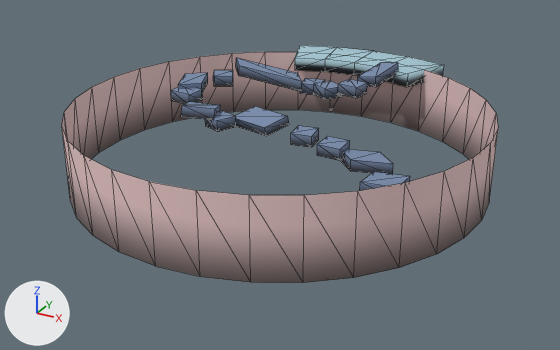
A saved change to the glTF model assets/chunks/Chunk04.glb.
One viewpoint serves both versions: a 50 mm lens placed at (50.6, -91.9, 46.1), pointed at (0.9, -1.7, 0.9). Every picture has the same lights, and +X, +Y and +Z are marked at lower left. The older version comes first. Mesh edges are drawn as thin lines. Objects named as collision shapes, trigger or cutter boxes, shadow casters or lower levels of detail are left out. Where no turn or scale is listed for an object, it has been applied to the vertices. Vertices at exactly the same position are counted once.

The scene before the commit, as lines of its bpy script (objects in view):
```python
me_cylinder_019 = bpy.data.meshes.new('Cylinder.019')
me_cylinder_019.from_pydata(...)  # 236 vertices, 328 faces; spans x -30.0..30.0, y -30.0..34.7, z -1.1..12.0
me_cylinder_019.materials.append(mat_mainmaterial)  # picture img_towertexture
ob_chunk04 = bpy.data.objects.new('Chunk04', me_cylinder_019)
ob_chunk04.location = (0.0, 0.0, 0.0)
```
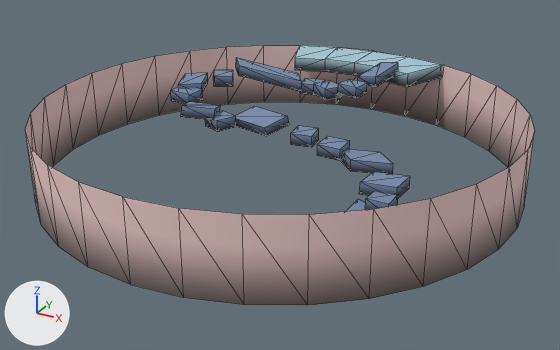
What differs and where, as boxes [x1, y1, x2, y2] in the pictures (560 x 350 px; the box of a moved part takes in the faces that stretch with it):
'Chunk04', reshaped (17% wider, 9% taller): before [62, 45, 498, 283]; after [25, 45, 535, 305]
part 1 of me_cylinder_019, moved or reshaped: before [62, 52, 498, 283]; after [25, 45, 535, 305]

The change, as a diff of the scene's bpy script:
```diff
--- a/assets/chunks/Chunk04.glb.py
+++ b/assets/chunks/Chunk04.glb.py
@@ me_cylinder_019 @@
 # used by ob_chunk04; location = (0.0, 0.0, 0.0)
-me_cylinder_019.from_pydata(...)  # 236 vertices, 328 faces; spans x -30.0..30.0, y -30.0..34.7, z -1.1..12.0
+me_cylinder_019.from_pydata(...)  # 236 vertices, 328 faces; spans x -34.6..34.6, y -34.6..34.7, z -1.1..12.0
+# me_cylinder_019 part 1: the loose piece of 64 vertices spanning x -30.0..30.0, y -30.0..30.0, z 0.0..10.8 is scaled about its middle by (1.15, 1.15, 1)
 me_cylinder_019.materials.append(mat_mainmaterial)
```
